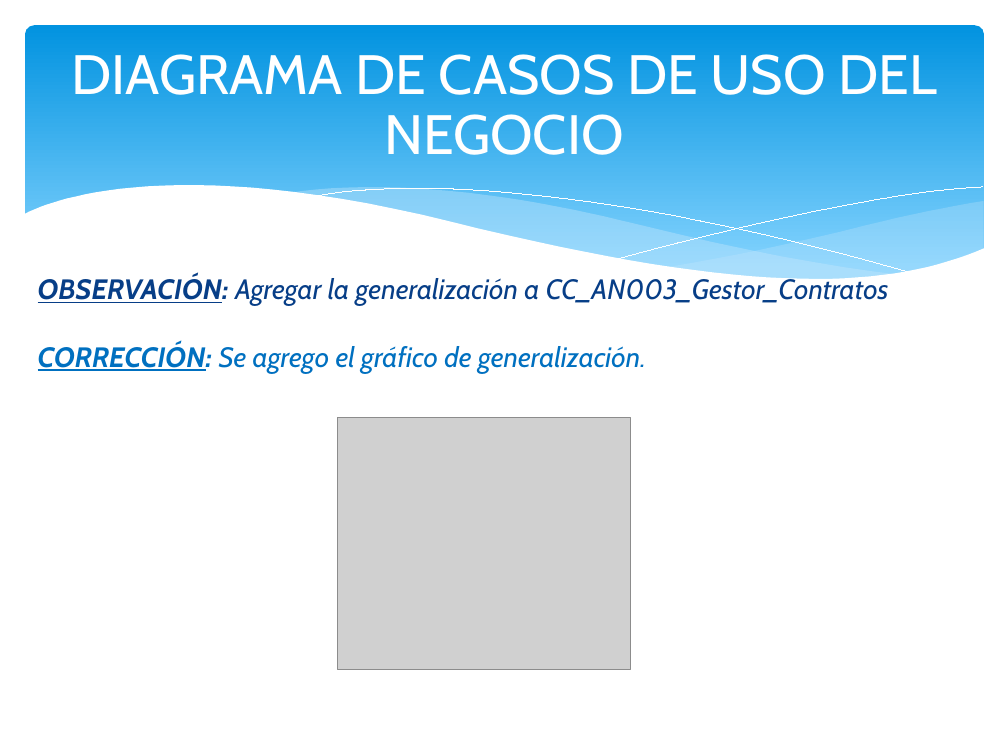
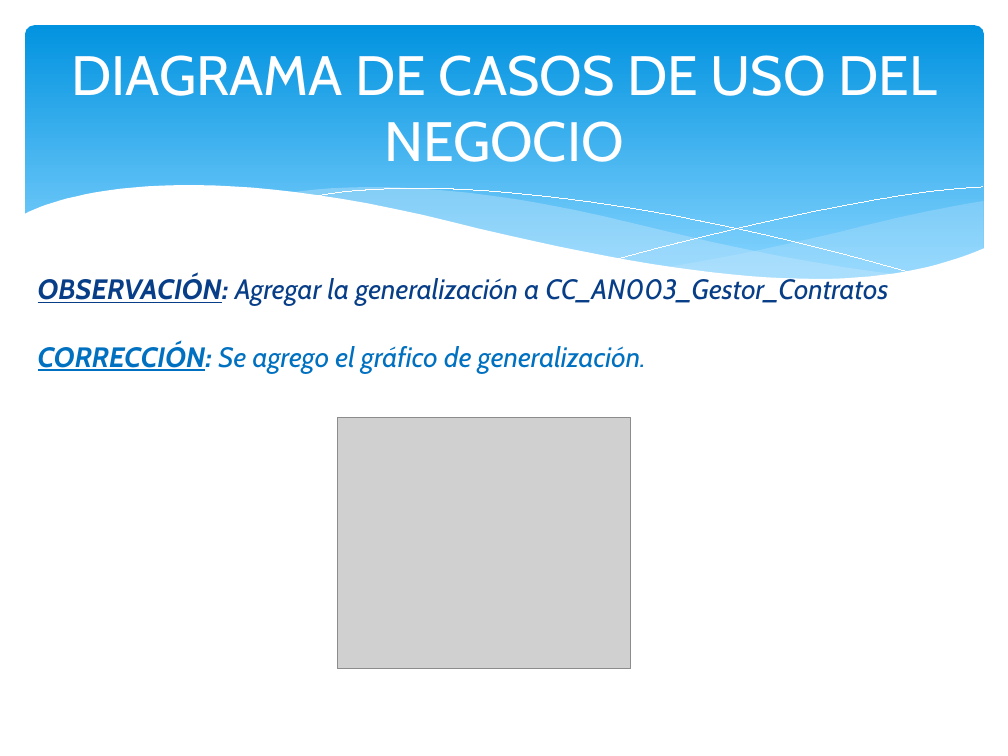
Before and after one commit to orlysemperfi/tp2-contratos-clientes, a slide deck: slide 5 of ITERACION 3/SUB ITERACION 1/PPT SUB-ITERACION I v2.0.pptx. Drawn at 1008x756 pixels with LibreOffice and Linux fonts; fonts in the diff are those of the drawing; grey boxes stand for pictures. Boxes give left, top, right and bottom in pixels: in the first picture for what was removed or moved away, otherwise in the second. Text is boxed around its words. In the diff, an @@ line names an element or a change of style, - is before the commit and + after.

```diff
--- a/ITERACION 3/SUB ITERACION 1/PPT SUB-ITERACION I v2.0.pptx
+++ b/ITERACION 3/SUB ITERACION 1/PPT SUB-ITERACION I v2.0.pptx
@@ text "DIAGRAMA DE CASOS DE USO ..." at [71,55,937,162]: line spacing 0.9 to 1 @@
```
Also in this commit, not shown: 2 other slides changed.
